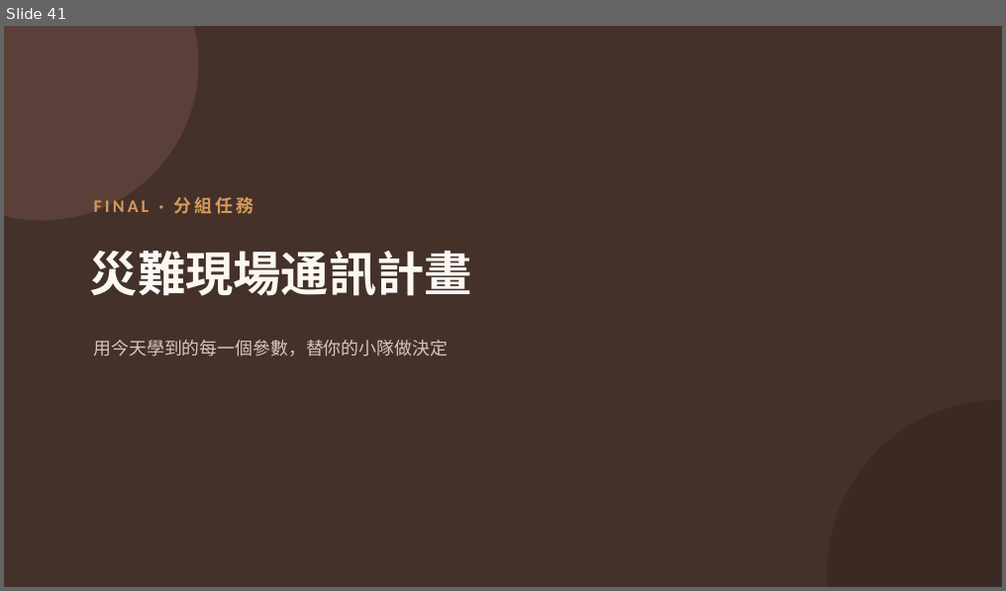
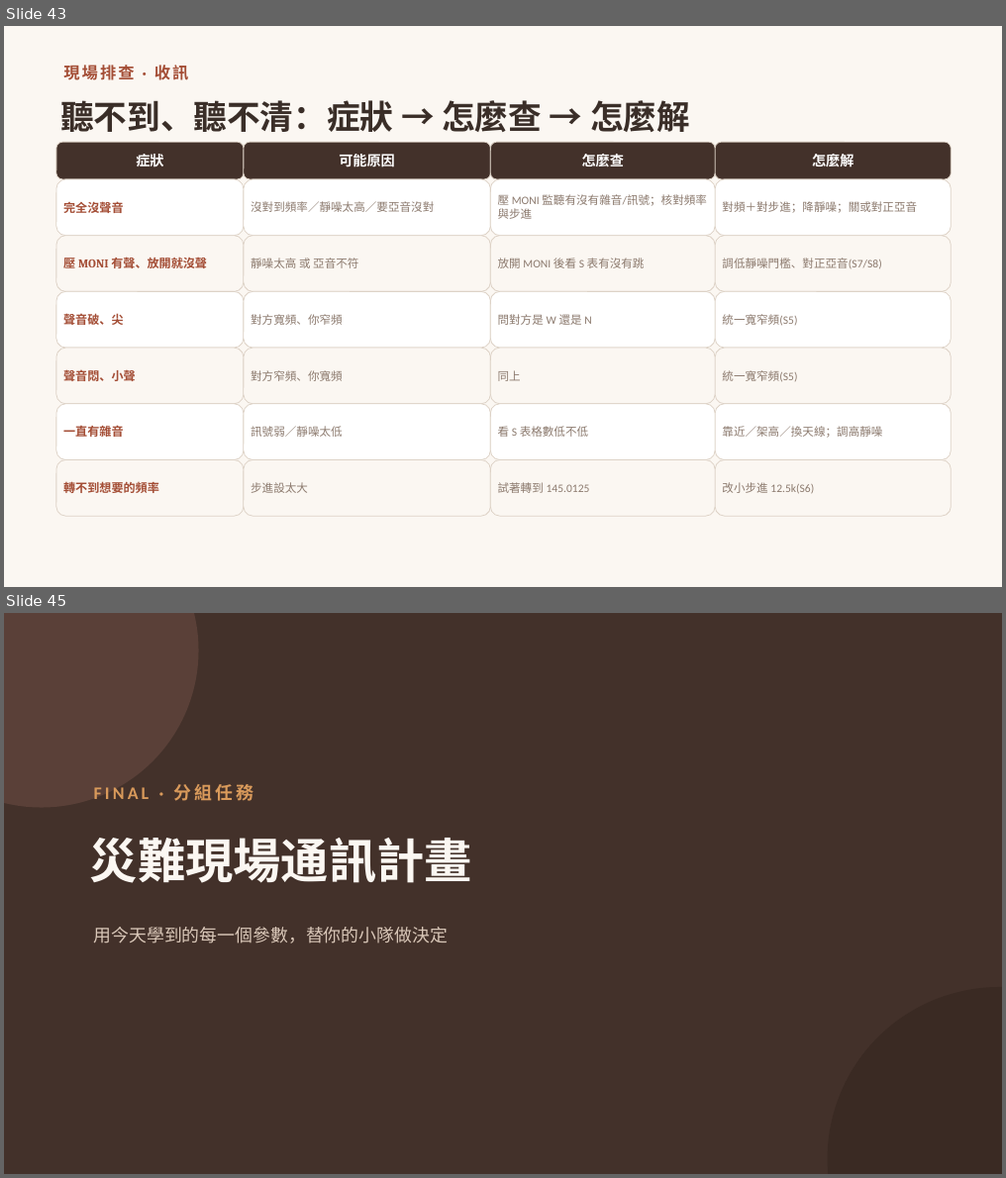
Before and after one commit to winson3QQ/Radio-Advanced, a slide deck: 投影片/進階無線電_課程投影片.pptx. Shown one above the other, each under a label of ours: slide 41 before the commit, slides 43 and 45 after it; the slides between them are not shown. The pictures are 1006x591 and 1006x1178 pixels, drawn with LibreOffice and Linux fonts; fonts in the diff are those of the drawing. Boxes give left, top, right and bottom in pixels: in the first picture for what was removed or moved away, otherwise in the second. Text is boxed around its words. In the diff, an @@ line names an element or a change of style, - is before the commit and + after.

```diff
--- a/投影片/進階無線電_課程投影片.pptx
+++ b/投影片/進階無線電_課程投影片.pptx
@@ slide 43 added at [4,26,1002,587], background #FBF7F2 @@
@@ text added at [63,65,189,80], 15.5 pt, text #A44E36, bold @@
+現場排查 · 收訊
@@ text added at [60,100,690,132], 32 pt, text #3A2E28, bold @@
+聽不到、聽不清：症狀 → 怎麼查 → 怎麼解
@@ rounded rectangle added at [56,142,244,179], fill #43312A, outline #DDD2C6 0.75 pt, 13.5 pt, text #FFFFFF, bold @@
+症狀
@@ rounded rectangle added at [244,142,491,179], fill #43312A, outline #DDD2C6 0.75 pt, 13.5 pt, text #FFFFFF, bold @@
+可能原因
@@ rounded rectangle added at [491,142,715,179], fill #43312A, outline #DDD2C6 0.75 pt, 13.5 pt, text #FFFFFF, bold @@
+怎麼查
@@ rounded rectangle added at [715,142,951,179], fill #43312A, outline #DDD2C6 0.75 pt, 13.5 pt, text #FFFFFF, bold @@
+怎麼解
@@ rounded rectangle added at [56,179,244,236], fill #FFFFFF, outline #DDD2C6 0.75 pt, 11.5 pt, text #A44E36, bold @@
+完全沒聲音
@@ rounded rectangle added at [244,179,491,236], fill #FFFFFF, outline #DDD2C6 0.75 pt, 11 pt, text #8C7A6E @@
+沒對到頻率／靜噪太高／要亞音沒對
@@ rounded rectangle added at [491,179,715,236], fill #FFFFFF, outline #DDD2C6 0.75 pt, 11 pt, text #8C7A6E @@
+壓 MONI 監聽有沒有雜音/訊號；核對頻率與步進
@@ rounded rectangle added at [715,179,951,236], fill #FFFFFF, outline #DDD2C6 0.75 pt, 11 pt, text #8C7A6E @@
+對頻＋對步進；降靜噪；關或對正亞音
@@ rounded rectangle added at [56,236,244,291], fill #FBF7F2, outline #DDD2C6 0.75 pt, 11.5 pt, text #A44E36, bold @@
+壓 MONI 有聲、放開就沒聲
@@ rounded rectangle added at [244,236,491,291], fill #FBF7F2, outline #DDD2C6 0.75 pt, 11 pt, text #8C7A6E @@
+靜噪太高 或 亞音不符
@@ rounded rectangle added at [491,236,715,291], fill #FBF7F2, outline #DDD2C6 0.75 pt, 11 pt, text #8C7A6E @@
+放開 MONI 後看 S 表有沒有跳
@@ rounded rectangle added at [715,236,951,291], fill #FBF7F2, outline #DDD2C6 0.75 pt, 11 pt, text #8C7A6E @@
+調低靜噪門檻、對正亞音(S7/S8)
@@ rounded rectangle added at [56,291,244,348], fill #FFFFFF, outline #DDD2C6 0.75 pt, 11.5 pt, text #A44E36, bold @@
+聲音破、尖
@@ rounded rectangle added at [244,291,491,348], fill #FFFFFF, outline #DDD2C6 0.75 pt, 11 pt, text #8C7A6E @@
+對方寬頻、你窄頻
@@ rounded rectangle added at [491,291,715,348], fill #FFFFFF, outline #DDD2C6 0.75 pt, 11 pt, text #8C7A6E @@
+問對方是 W 還是 N
@@ rounded rectangle added at [715,291,951,348], fill #FFFFFF, outline #DDD2C6 0.75 pt, 11 pt, text #8C7A6E @@
+統一寬窄頻(S5)
@@ rounded rectangle added at [56,348,244,404], fill #FBF7F2, outline #DDD2C6 0.75 pt, 11.5 pt, text #A44E36, bold @@
+聲音悶、小聲
@@ rounded rectangle added at [244,348,491,404], fill #FBF7F2, outline #DDD2C6 0.75 pt, 11 pt, text #8C7A6E @@
+對方窄頻、你寬頻
@@ rounded rectangle added at [491,348,715,404], fill #FBF7F2, outline #DDD2C6 0.75 pt, 11 pt, text #8C7A6E @@
+同上
@@ rounded rectangle added at [715,348,951,404], fill #FBF7F2, outline #DDD2C6 0.75 pt, 11 pt, text #8C7A6E @@
+統一寬窄頻(S5)
@@ rounded rectangle added at [56,404,244,461], fill #FFFFFF, outline #DDD2C6 0.75 pt, 11.5 pt, text #A44E36, bold @@
+一直有雜音
@@ rounded rectangle added at [244,404,491,461], fill #FFFFFF, outline #DDD2C6 0.75 pt, 11 pt, text #8C7A6E @@
+訊號弱／靜噪太低
@@ rounded rectangle added at [491,404,715,461], fill #FFFFFF, outline #DDD2C6 0.75 pt, 11 pt, text #8C7A6E @@
+看 S 表格數低不低
@@ rounded rectangle added at [715,404,951,461], fill #FFFFFF, outline #DDD2C6 0.75 pt, 11 pt, text #8C7A6E @@
+靠近／架高／換天線；調高靜噪
@@ rounded rectangle added at [56,461,244,516], fill #FBF7F2, outline #DDD2C6 0.75 pt, 11.5 pt, text #A44E36, bold @@
+轉不到想要的頻率
@@ rounded rectangle added at [244,461,491,516], fill #FBF7F2, outline #DDD2C6 0.75 pt, 11 pt, text #8C7A6E @@
+步進設太大
@@ rounded rectangle added at [491,461,715,516], fill #FBF7F2, outline #DDD2C6 0.75 pt, 11 pt, text #8C7A6E @@
+試著轉到 145.0125
@@ rounded rectangle added at [715,461,951,516], fill #FBF7F2, outline #DDD2C6 0.75 pt, 11 pt, text #8C7A6E @@
+改小步進 12.5k(S6)
@@ what was slide 41 is now slide 45 @@
```
Also in this commit, not shown: 1 slide changed, 3 other slides added.
